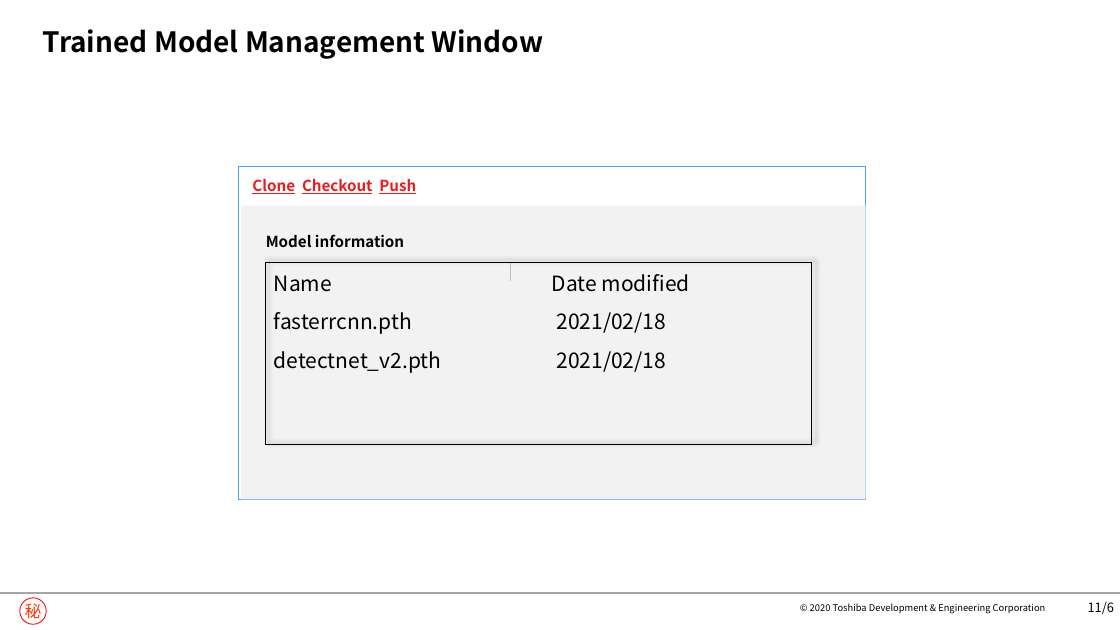
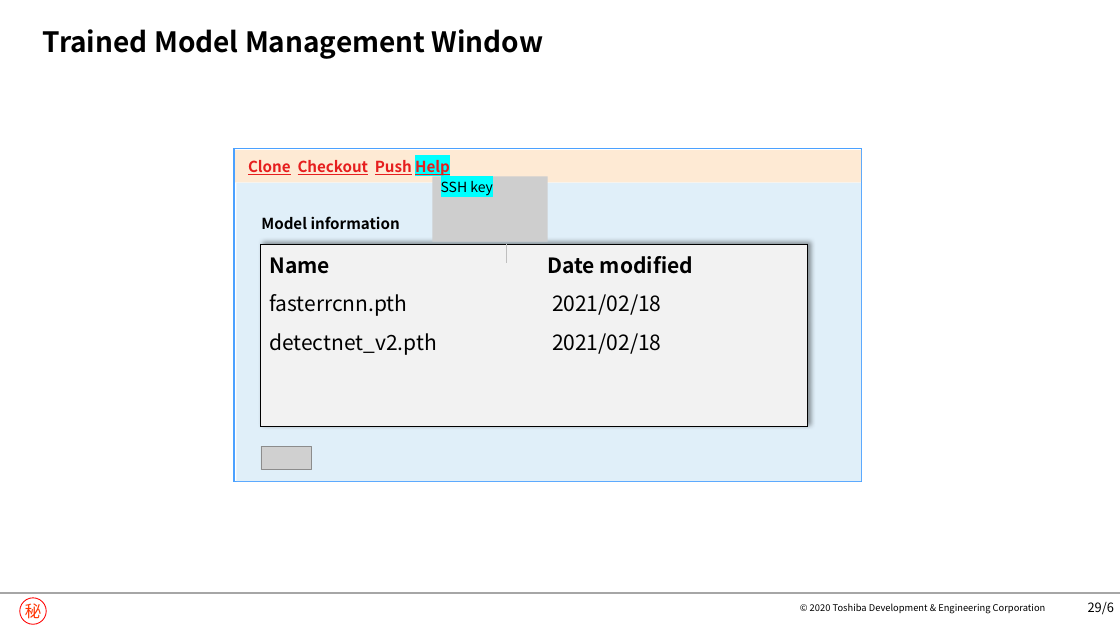
Before and after one commit to nguyenngocninh/LFS, a slide deck: slide 30 of GuiAIPlatformDesign.pptx (slide 12 before the commit). Drawn at 1120x630 pixels with LibreOffice and Linux fonts; fonts in the diff are those of the drawing; grey boxes stand for pictures; background and template pictures are left out. Boxes give left, top, right and bottom in pixels: in the first picture for what was removed or moved away, otherwise in the second. Text is boxed around its words. In the diff, an @@ line names an element or a change of style, - is before the commit and + after.

```diff
--- a/GuiAIPlatformDesign.pptx
+++ b/GuiAIPlatformDesign.pptx
@@ rectangle added at <box>235,150,861,183</box>, fill #FEEAD4 @@
@@ text at <box>248,160,450,177</box>: text changed @@
-Clone Checkout Push
+Clone Checkout Push Help
@@ rectangle added at <box>433,176,548,242</box>, fill #CECECE @@
@@ rectangle: place and size @@
-rectangle at <box>241,206,866,500</box>
+rectangle at <box>236,182,861,481</box>
@@ rectangle at <box>236,182,861,481</box>: fill #F2F2F2 to #E0EFF9 @@
@@ text added at <box>441,181,493,196</box>, 12 pt, text #000000 @@
+SSH key
@@ table at <box>261,245,807,427</box> @@
@@ fill none to #F2F2F2 in 8 cells @@
@@ bold on in "Name", "Date modified" @@
@@ 1 text, 1 table, 1 rectangle, 1 line: place and size @@
-1 text, 1 table, 1 rectangle, 1 line at <box>239,167,866,500</box>
+1 text, 1 table, 1 rectangle, 1 line at <box>234,149,862,481</box>
@@ picture added at <box>261,446,312,470</box> @@
@@ page number at <box>1088,602,1114,615</box>: text changed @@
-11/6
+29/6
```
Also in this commit, not shown: 11 other slides changed, 18 slides added, 2 slides removed.
